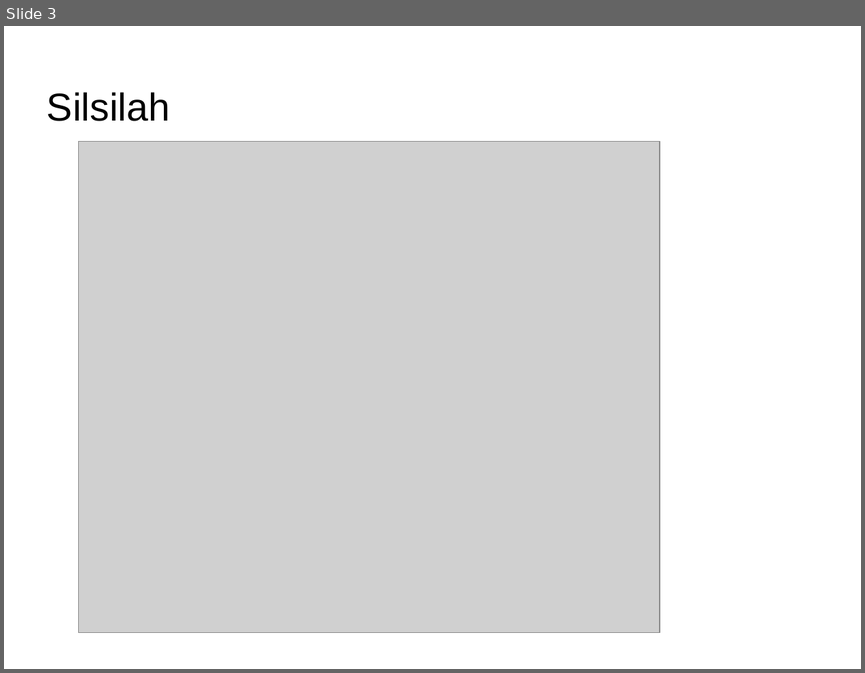
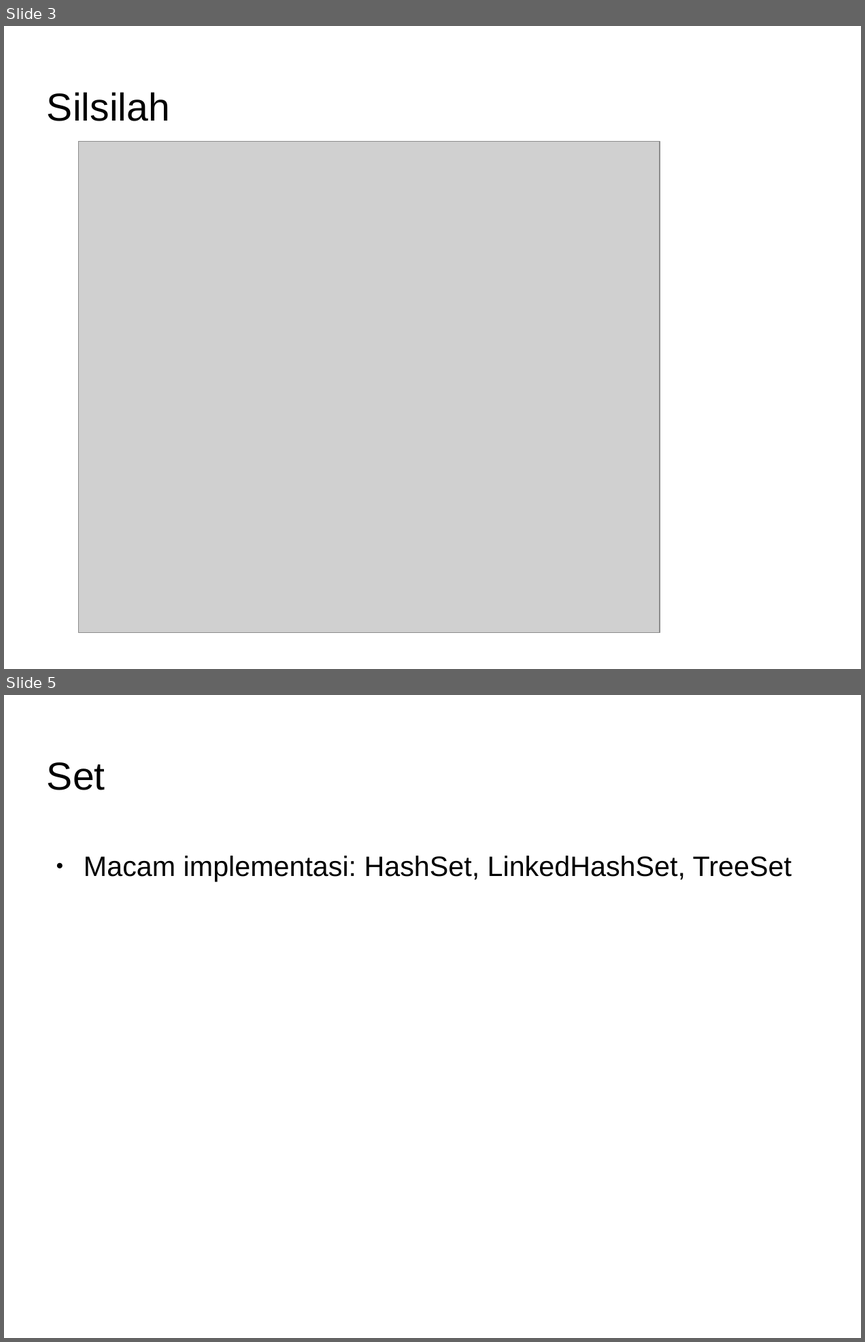
Before and after one commit to Dickyfathur7/pemrograman-komputer-2, a slide deck: collection/slide-collection.odp. Shown one above the other, each under a label of ours: slide 3 before the commit, slides 3 and 5 after it; the slides between them are not shown. The pictures are 865x673 and 865x1342 pixels, drawn with LibreOffice and Linux fonts; fonts in the diff are those of the drawing; grey boxes stand for pictures; background and template pictures are left out. Boxes give left, top, right and bottom in pixels: in the first picture for what was removed or moved away, otherwise in the second. Text is boxed around its words. In the diff, an @@ line names an element or a change of style, - is before the commit and + after.

```diff
--- a/collection/slide-collection.odp
+++ b/collection/slide-collection.odp
@@ slide 5 added at (4, 695, 861, 1338), background picture (left out) @@
@@ title added at (47, 762, 105, 790), 36 pt, text #000000 @@
+Set
@@ text added at (84, 855, 791, 881), 26 pt, text #000000 @@
+● Macam implementasi: HashSet, LinkedHashSet, TreeSet
```
Also in this commit, not shown: 4 other slides added, 1 slide removed.
